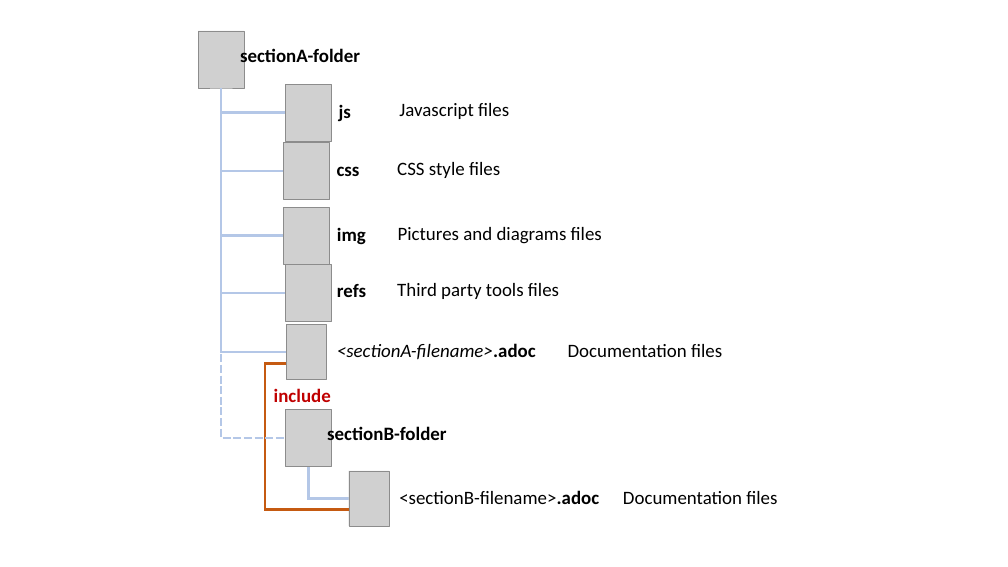
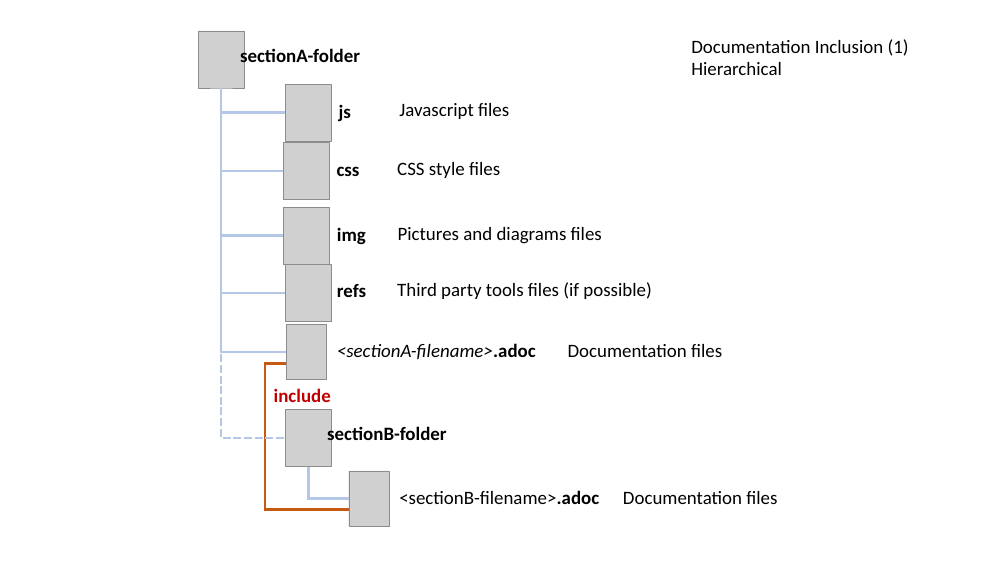
Before and after one commit to michelin/Continuous-Architecture-Toolkit, a slide deck: slide 4 of contributor-guide/refs/contributor-guide.pptx (slide 1 before the commit). Drawn at 1008x567 pixels with LibreOffice and Linux fonts; fonts in the diff are those of the drawing; grey boxes stand for pictures. Boxes give left, top, right and bottom in pixels: in the first picture for what was removed or moved away, otherwise in the second. Text is boxed around its words. In the diff, an @@ line names an element or a change of style, - is before the commit and + after.

```diff
--- a/contributor-guide/refs/contributor-guide.pptx
+++ b/contributor-guide/refs/contributor-guide.pptx
@@ text added at [691,39,909,75], 32 pt, text #000000 @@
+Documentation Inclusion (1)
+Hierarchical
@@ text at [397,282,651,299]: text changed @@
-Third party tools files
+Third party tools files (if possible)
```
Also in this commit, not shown: 1 other slide changed, 3 slides added, 4 other files.
